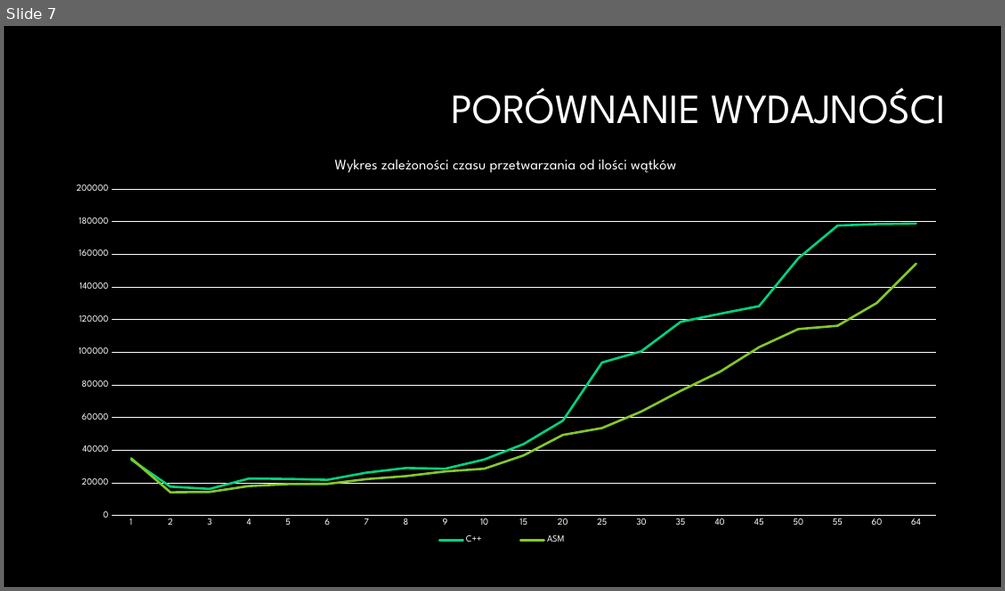
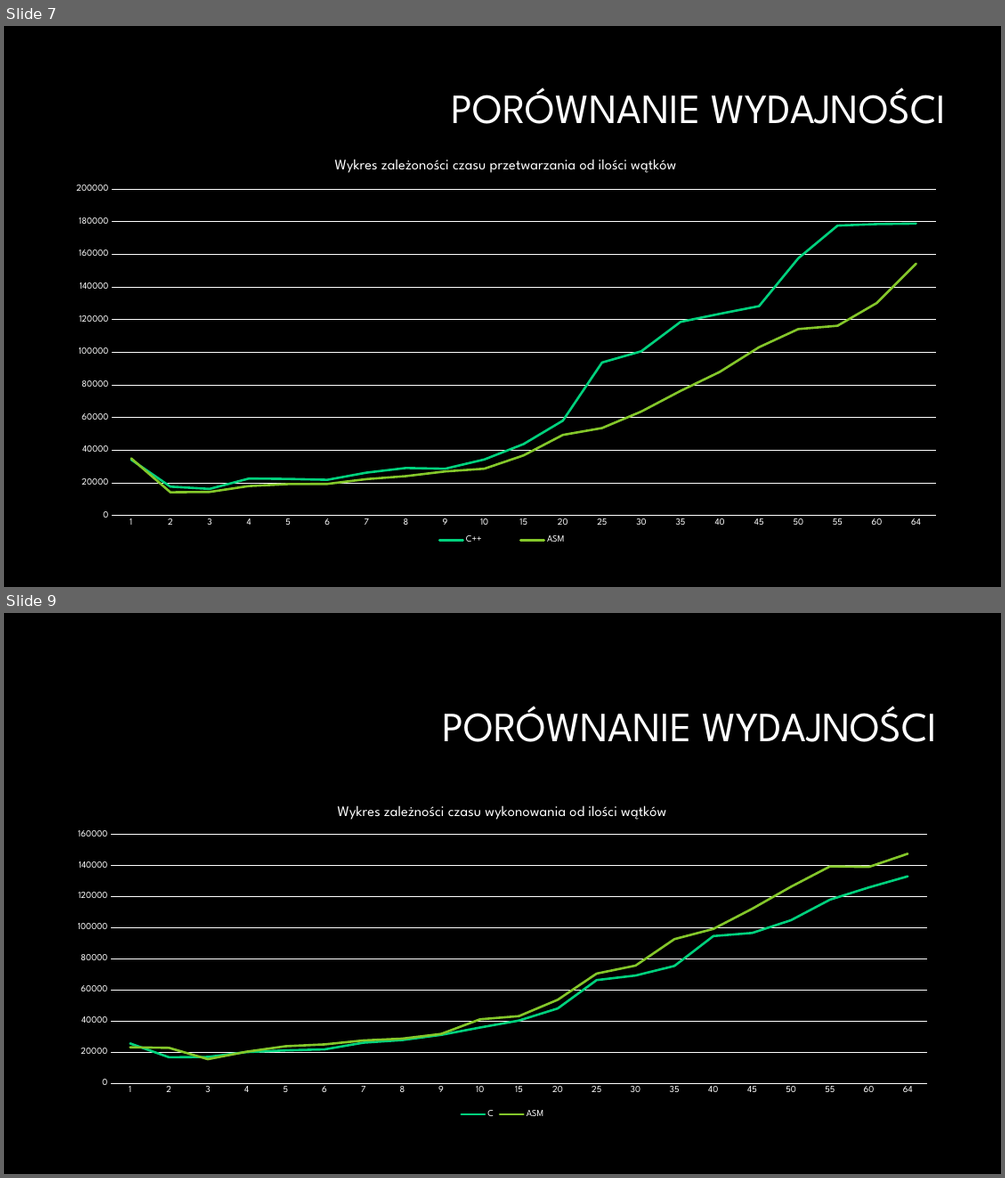
Before and after one commit to paulinaurbas/JAProjekt, a slide deck: Negatyw.pptx. Shown one above the other, each under a label of ours: slide 7 before the commit, slides 7 and 9 after it; the slides between them are not shown. The pictures are 1005x591 and 1005x1178 pixels, drawn with LibreOffice and Linux fonts; fonts in the diff are those of the drawing; background and template pictures are left out. Boxes give left, top, right and bottom in pixels: in the first picture for what was removed or moved away, otherwise in the second. Text is boxed around its words. In the diff, an @@ line names an element or a change of style, - is before the commit and + after.

```diff
--- a/Negatyw.pptx
+++ b/Negatyw.pptx
@@ slide 9 added at <box>4,613,1001,1174</box>, background #000000 @@
@@ title added at <box>443,706,938,742</box>, 40 pt, text #FFFFFF @@
+PORÓWNANIE WYDAJNOŚCI
@@ line chart added at <box>60,793,945,1121</box> @@
+title "Wykres zależności czasu wykonowania od ilości wątków "
+categories: 1, 2, 3, 4, 5, 6, 7, 8, 9, 10, 15, 20, 25, 30, 35, 40, 45, 50, 55, 60, 64
+C: 26000, 17000, 17000, 20000, 21000, 22000, 26000, 28000, 31000, 36000, 40000, 48000, 66000, 69000, 76000, 95000, 97000, 105000, 118000, 126000, 133000
+ASM: 23000, 23000, 16000, 21000, 24000, 25000, 28000, 29000, 32000, 41000, 43000, 54000, 71000, 76000, 93000, 99000, 112000, 127000, 140000, 139000, 148000
```
Also in this commit, not shown: 6 slides changed, 1 other slide added, 7 other files.
